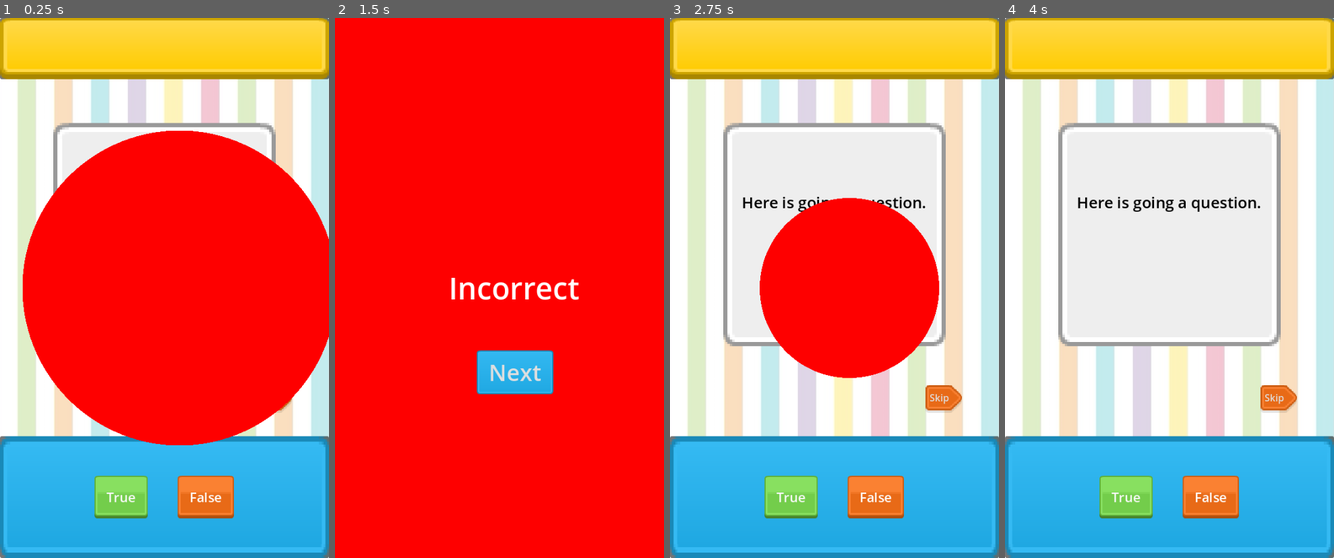
Above: before the commit, frames 1-4 (left to right).
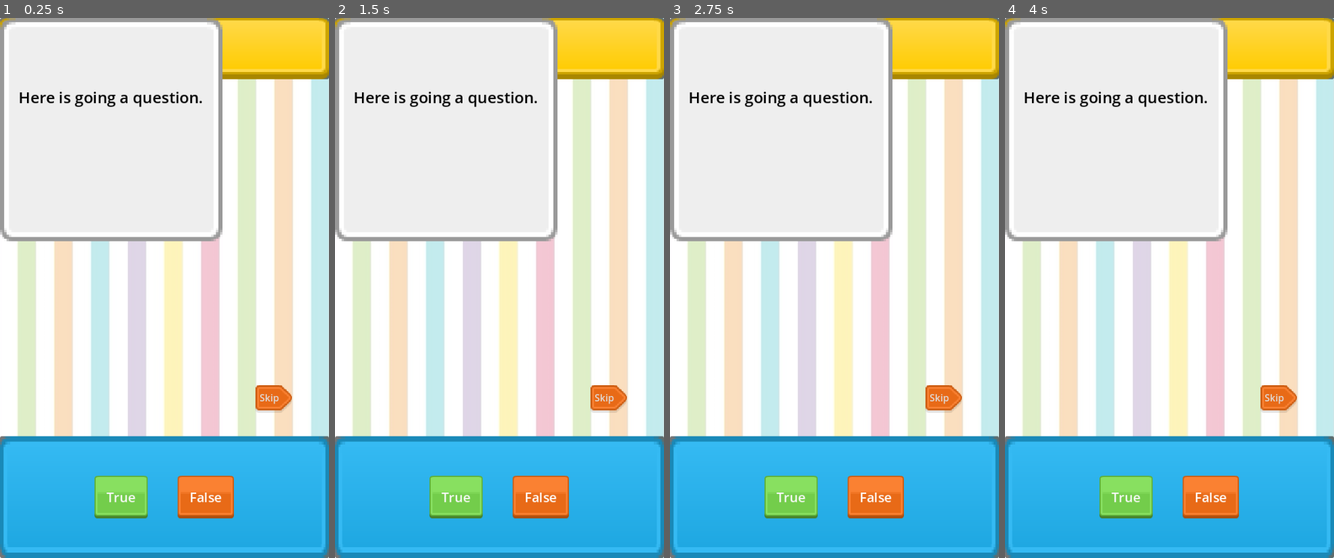
Above: after the commit, the same moments.

Repository: gus0117/godot-true-or-false-game
Game: Godot game, scene res://Scenes/ui_true_or_false.tscn
The game is run twice, just before and just after one commit, with the same random seed, the same clock (stepped at 60 frames per second) and the same inputs. The project has no main scene, so this scene is started directly.
Inputs (mouse positions are in pixels of both pictures, inside the frame that each line leads up to):
- Up to frame 1 (0.25 s): no input
- Up to frame 2 (1.5 s): click "Skip" at 0.5 s; click "Skip" at 1.25 s
- Up to frame 3 (2.75 s): click (850, 374) at 2 s, where only the run before the commit has a clickable "Next"
- Up to frame 4 (4 s): click "True" at 2.75 s; click "False" at 3.5 s

The runs differ from the first frame. In frame 1, 57% of the frame differs, in the area x 0-100%, y 0-80%; in frame 2, 100%, in the area x 0-100%, y 0-100%; in frame 3, 31%; in frame 4, 22%.

Commit message:
Add Question Loader, Manager and component

Diff:
--- a/Scenes/popup_componet.tscn
+++ b/Scenes/popup_componet.tscn
@@ -31,46 +31,6 @@
 texture_margin_top = 10.0
 texture_margin_right = 20.0
 texture_margin_bottom = 10.0
-
-[sub_resource type="Animation" id="Animation_imjvp"]
-resource_name = "show"
-length = 0.8
-tracks/0/type = "value"
-tracks/0/imported = false
-tracks/0/enabled = true
-tracks/0/path = NodePath("BgColor:material:shader_parameter/amt")
-tracks/0/interp = 1
-tracks/0/loop_wrap = true
-tracks/0/keys = {
-"times": PackedFloat32Array(0, 0.8),
-"transitions": PackedFloat32Array(1, 1),
-"update": 0,
-"values": [0.0, 1.0]
-}
-tracks/1/type = "value"
-tracks/1/imported = false
-tracks/1/enabled = true
-tracks/1/path = NodePath("Label:visible")
-tracks/1/interp = 1
-tracks/1/loop_wrap = true
-tracks/1/keys = {
-"times": PackedFloat32Array(0, 0.8),
-"transitions": PackedFloat32Array(1, 1),
-"update": 1,
-"values": [false, true]
-}
-tracks/2/type = "value"
-tracks/2/imported = false
-tracks/2/enabled = true
-tracks/2/path = NodePath("NextBtn:visible")
-tracks/2/interp = 1
-tracks/2/loop_wrap = true
-tracks/2/keys = {
-"times": PackedFloat32Array(0, 0.8),
-"transitions": PackedFloat32Array(1, 1),
-"update": 1,
-"values": [false, true]
-}
 
 [sub_resource type="Animation" id="Animation_x76qi"]
 length = 0.001
@@ -151,6 +111,46 @@
 "values": [true, false]
 }
 
+[sub_resource type="Animation" id="Animation_imjvp"]
+resource_name = "show"
+length = 0.8
+tracks/0/type = "value"
+tracks/0/imported = false
+tracks/0/enabled = true
+tracks/0/path = NodePath("BgColor:material:shader_parameter/amt")
+tracks/0/interp = 1
+tracks/0/loop_wrap = true
+tracks/0/keys = {
+"times": PackedFloat32Array(0, 0.8),
+"transitions": PackedFloat32Array(1, 1),
+"update": 0,
+"values": [0.0, 1.0]
+}
+tracks/1/type = "value"
+tracks/1/imported = false
+tracks/1/enabled = true
+tracks/1/path = NodePath("Label:visible")
+tracks/1/interp = 1
+tracks/1/loop_wrap = true
+tracks/1/keys = {
+"times": PackedFloat32Array(0, 0.8),
+"transitions": PackedFloat32Array(1, 1),
+"update": 1,
+"values": [false, true]
+}
+tracks/2/type = "value"
+tracks/2/imported = false
+tracks/2/enabled = true
+tracks/2/path = NodePath("NextBtn:visible")
+tracks/2/interp = 1
+tracks/2/loop_wrap = true
+tracks/2/keys = {
+"times": PackedFloat32Array(0, 0.8),
+"transitions": PackedFloat32Array(1, 1),
+"update": 1,
+"values": [false, true]
+}
+
 [sub_resource type="AnimationLibrary" id="AnimationLibrary_ucqje"]
 _data = {
 "RESET": SubResource("Animation_x76qi"),
--- /dev/null
+++ b/Scenes/question_component.tscn
@@ -0,0 +1,44 @@
+[gd_scene load_steps=4 format=3 uid="uid://dduybl2tni52"]
+
+[ext_resource type="Texture2D" uid="uid://yjfjo1n0vm7s" path="res://Assets/Panel/grey_panel.png" id="1_68hi0"]
+[ext_resource type="Script" path="res://Scripts/question_component.gd" id="1_s534k"]
+
+[sub_resource type="StyleBoxFlat" id="StyleBoxFlat_2mtdp"]
+bg_color = Color(0.6, 0.6, 0.6, 0)
+
+[node name="QuestionComponent" type="PanelContainer"]
+anchors_preset = 8
+anchor_left = 0.5
+anchor_top = 0.5
+anchor_right = 0.5
+anchor_bottom = 0.5
+offset_left = -186.0
+offset_top = -275.0
+offset_right = 186.0
+offset_bottom = 97.0
+grow_horizontal = 2
+grow_vertical = 2
+size_flags_vertical = 0
+theme_override_styles/panel = SubResource("StyleBoxFlat_2mtdp")
+script = ExtResource("1_s534k")
+
+[node name="Bg" type="TextureRect" parent="."]
+layout_mode = 2
+texture = ExtResource("1_68hi0")
+expand_mode = 4
+stretch_mode = 4
+
+[node name="Question" type="Label" parent="Bg"]
+layout_mode = 1
+anchors_preset = -1
+anchor_right = 1.0
+anchor_bottom = 0.712
+offset_bottom = -0.240021
+grow_horizontal = 2
+grow_vertical = 2
+theme_override_colors/font_color = Color(0, 0, 0, 1)
+theme_override_font_sizes/font_size = 26
+text = "Here is going a question."
+horizontal_alignment = 1
+vertical_alignment = 1
+autowrap_mode = 2
--- /dev/null
+++ b/Scenes/question_manager.tscn
@@ -0,0 +1,6 @@
+[gd_scene load_steps=2 format=3 uid="uid://q8l37oe34ofk"]
+
+[ext_resource type="Script" path="res://Scripts/Managers/QuestionManager.gd" id="1_xbc4u"]
+
+[node name="QuestionManager" type="Node"]
+script = ExtResource("1_xbc4u")
--- a/Scenes/ui_true_or_false.tscn
+++ b/Scenes/ui_true_or_false.tscn
@@ -1,8 +1,8 @@
-[gd_scene load_steps=25 format=3 uid="uid://b775ex25tymbn"]
+[gd_scene load_steps=24 format=3 uid="uid://b775ex25tymbn"]
 
 [ext_resource type="Texture2D" uid="uid://cxmqtdmgcbq0o" path="res://Assets/Background/background_default.jpg" id="1_go0gi"]
 [ext_resource type="Texture2D" uid="uid://bhjia7m6xmfq8" path="res://Assets/Panel/yellow_button04.png" id="2_r2g3f"]
-[ext_resource type="Texture2D" uid="uid://yjfjo1n0vm7s" path="res://Assets/Panel/grey_panel.png" id="3_r3jr7"]
+[ext_resource type="PackedScene" uid="uid://dduybl2tni52" path="res://Scenes/question_component.tscn" id="3_0tc7h"]
 [ext_resource type="Texture2D" uid="uid://dhxc8xpeuigls" path="res://Assets/Buttons/Options/grey_box.png" id="4_gtukq"]
 [ext_resource type="Texture2D" uid="uid://b28vcnbp4601h" path="res://Assets/Panel/blue_button05.png" id="4_peef8"]
 [ext_resource type="Texture2D" uid="uid://bjlmdr5gjou6j" path="res://Assets/Buttons/True/green_button07.png" id="5_ok6gm"]
@@ -18,9 +18,6 @@
 [sub_resource type="StyleBoxFlat" id="StyleBoxFlat_i4ojm"]
 bg_color = Color(1, 1, 1, 0.729412)
 
-[sub_resource type="StyleBoxFlat" id="StyleBoxFlat_2mtdp"]
-bg_color = Color(0.6, 0.6, 0.6, 0)
-
 [sub_resource type="StyleBoxTexture" id="StyleBoxTexture_0lw2o"]
 texture = ExtResource("4_gtukq")
 texture_margin_left = 8.0
@@ -118,42 +115,9 @@
 layout_mode = 2
 texture = ExtResource("2_r2g3f")
 
-[node name="MidPanel" type="PanelContainer" parent="."]
-layout_mode = 1
-anchors_preset = 8
-anchor_left = 0.5
-anchor_top = 0.5
-anchor_right = 0.5
-anchor_bottom = 0.5
-offset_left = -186.0
-offset_top = -275.0
-offset_right = 186.0
-offset_bottom = 97.0
-grow_horizontal = 2
-grow_vertical = 2
-size_flags_vertical = 0
-theme_override_styles/panel = SubResource("StyleBoxFlat_2mtdp")
-
-[node name="Bg" type="TextureRect" parent="MidPanel"]
-layout_mode = 2
-texture = ExtResource("3_r3jr7")
-expand_mode = 4
-stretch_mode = 4
-
-[node name="Question" type="Label" parent="MidPanel/Bg"]
-layout_mode = 1
-anchors_preset = -1
-anchor_right = 1.0
-anchor_bottom = 0.712
-offset_bottom = -0.240021
-grow_horizontal = 2
-grow_vertical = 2
-theme_override_colors/font_color = Color(0, 0, 0, 1)
-theme_override_font_sizes/font_size = 26
-text = "Here is going a question."
-horizontal_alignment = 1
-vertical_alignment = 1
-autowrap_mode = 2
+[node name="QuestionComponent" parent="." instance=ExtResource("3_0tc7h")]
+layout_mode = 0
+anchors_preset = 0
 
 [node name="Options" type="Control" parent="."]
 anchors_preset = 0
--- a/Scripts/Managers/QuestionLoader.gd
+++ b/Scripts/Managers/QuestionLoader.gd
@@ -1,3 +1,28 @@
 extends Node
 
 class_name QuestionLoader
+var data_url := "res://Data/data.json"
+
+func get_questions() -> Array[Question]:
+	var questionList : Array[Question] = []
+
+	if not FileAccess.file_exists(data_url):
+		print("File doesn't exist")
+		return questionList #null
+
+	var json_content = FileAccess.open(data_url, FileAccess.READ)
+	var parse_result  = JSON.parse_string(json_content.get_as_text())
+
+	if parse_result == null:
+		print("Error reading file")
+		return questionList #null
+
+	var i := 0
+	for question in parse_result:
+		var questionAux = Question.new()
+		questionAux.question = question["question"]
+		questionAux.answer = question["answer"]
+		questionAux.id = i
+		i += 1
+		questionList.append(questionAux)
+	return questionList
--- /dev/null
+++ b/Scripts/Managers/QuestionManager.gd
@@ -0,0 +1,33 @@
+extends Node
+
+
+# Variables
+var currentQuestion : Question :
+	get:
+		return currentQuestion
+var questionList : Array[Question] = []
+var index : int = 0 :
+	get:
+		return index
+
+# Signals
+
+
+func _ready():
+	questionList = QLManager.get_questions()
+
+func savePlayerAnswer(ans: Question.Answer) -> void:
+	currentQuestion.playerAnswer = ans
+	pass
+
+func getNextQuestion() -> Question:
+	var currentQuestion = Question.new()
+	currentQuestion = questionList[index]
+	index += 1
+	return currentQuestion
+
+func getAmountQuestions() -> int :
+	return questionList.size()
+
+func isGameFinish() -> bool:
+	return index >= questionList.size()
--- a/Scripts/Model/Question.gd
+++ b/Scripts/Model/Question.gd
@@ -1,7 +1,8 @@
-class Question:
-	var id: int
-	var question: String
-	var answer: bool
-	var playerAnswer : Answer
+class_name Question
 
-	enum Answer {TRUE, FALSE, NA}
+var id: int
+var question: String
+var answer: bool
+var playerAnswer : Answer
+
+enum Answer {TRUE, FALSE, NA}
--- a/Scripts/popup_componet.gd
+++ b/Scripts/popup_componet.gd
@@ -17,7 +17,8 @@
 signal on_next # Signal to pass to next question
 
 func _ready():
-	ShowIncorrectMsg()
+	#ShowIncorrectMsg()
+	pass
 
 func ShowCorrectMsg() -> void:
 	bg_color.material.set_shader_parameter("color", successColor)
--- /dev/null
+++ b/Scripts/question_component.gd
@@ -0,0 +1 @@
+extends PanelContainer
--- a/project.godot
+++ b/project.godot
@@ -15,6 +15,10 @@
 run/max_fps=60
 config/icon="res://icon.svg"
 
+[autoload]
+
+QLManager="*res://Scripts/Managers/QuestionLoader.gd"
+
 [display]
 
 window/size/viewport_width=550
